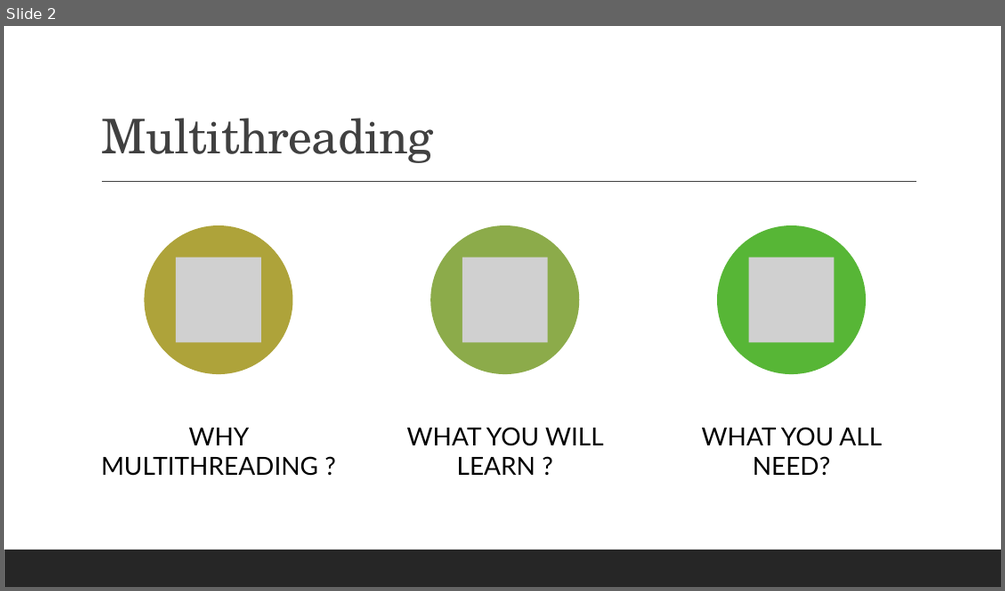
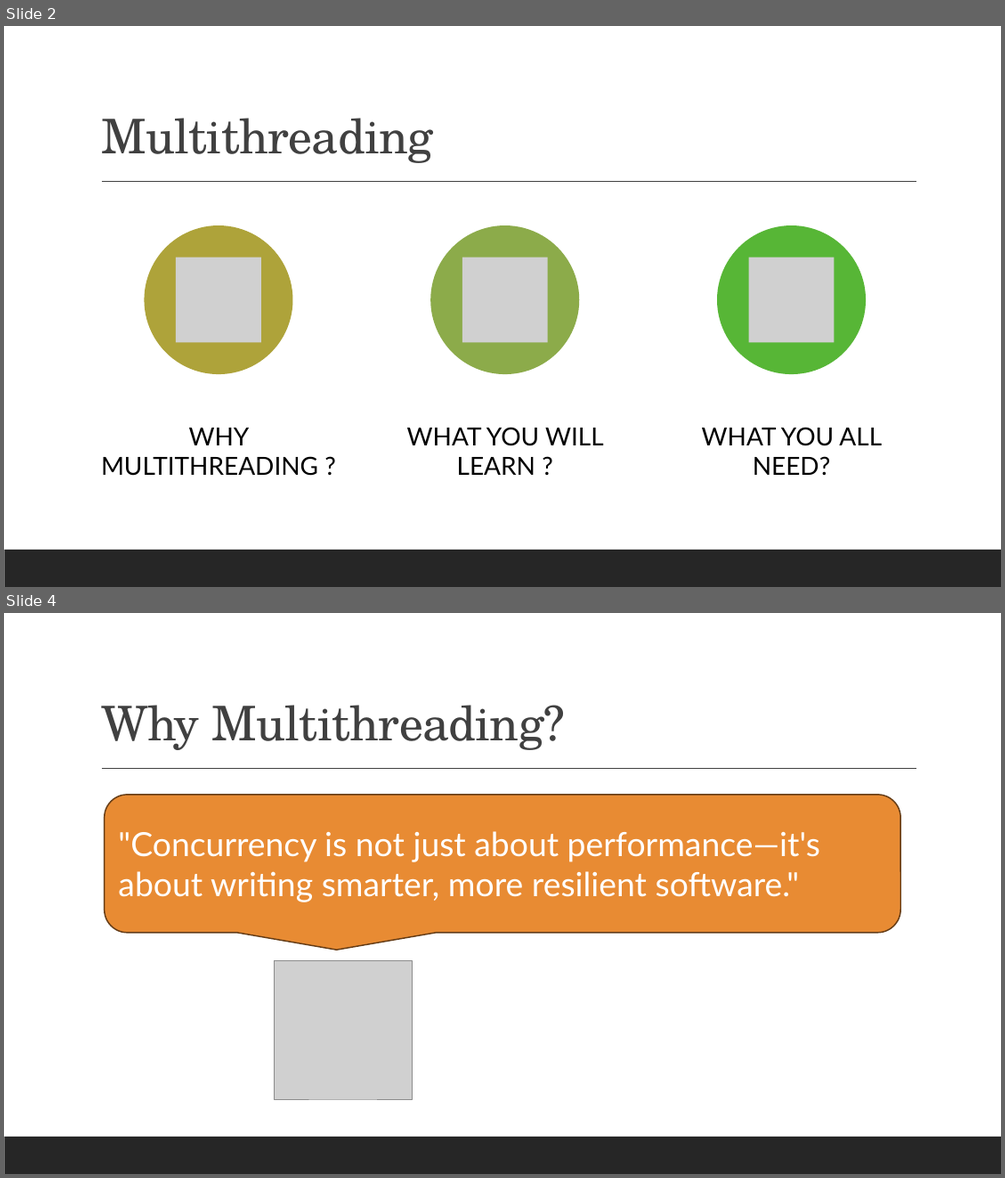
Before and after one commit to bhushanpoojary/MultiThreadingDotNet, a slide deck: PPT/Mastering Multithreading in DotNet.pptx. Shown one above the other, each under a label of ours: slide 2 before the commit, slides 2 and 4 after it; the slides between them are not shown. The pictures are 1005x591 and 1005x1178 pixels, drawn with LibreOffice and Linux fonts; fonts in the diff are those of the drawing; grey boxes stand for pictures. Boxes give left, top, right and bottom in pixels: in the first picture for what was removed or moved away, otherwise in the second. Text is boxed around its words. In the diff, an @@ line names an element or a change of style, - is before the commit and + after.

```diff
--- a/PPT/Mastering Multithreading in DotNet.pptx
+++ b/PPT/Mastering Multithreading in DotNet.pptx
@@ slide 4 added at [4, 613, 1001, 1174], background #FFFFFF; not listed: 2 template elements that a slide beside it also shows @@
@@ title added at [101, 705, 566, 750], 46 pt, text #404040 @@
+Why Multithreading?
@@ rounded speech box added at [105, 795, 900, 933], fill #E88B33, outline #663D16 1.25 pt, 32 pt, text #FFFFFF @@
+"Concurrency is not just about performance—it's about writing smarter, more resilient software."
@@ picture added at [274, 961, 413, 1099] @@
```
Also in this commit, not shown: 1 slide changed, 6 other slides added.
